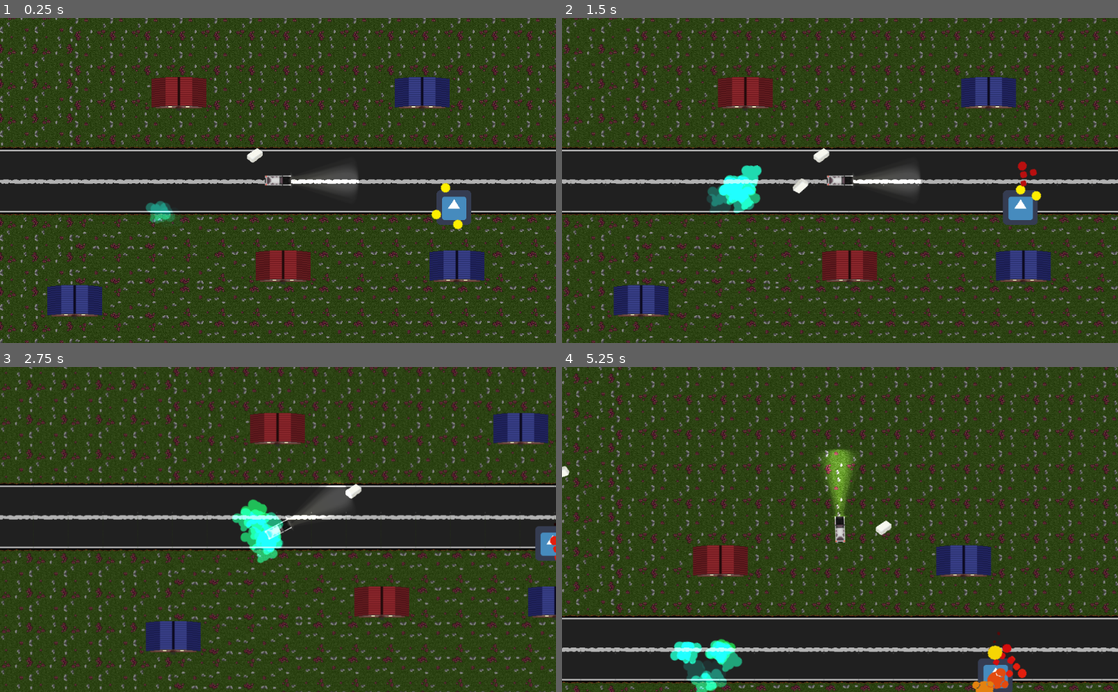
Above: before the commit, frames 1-4 (two rows, left to right).
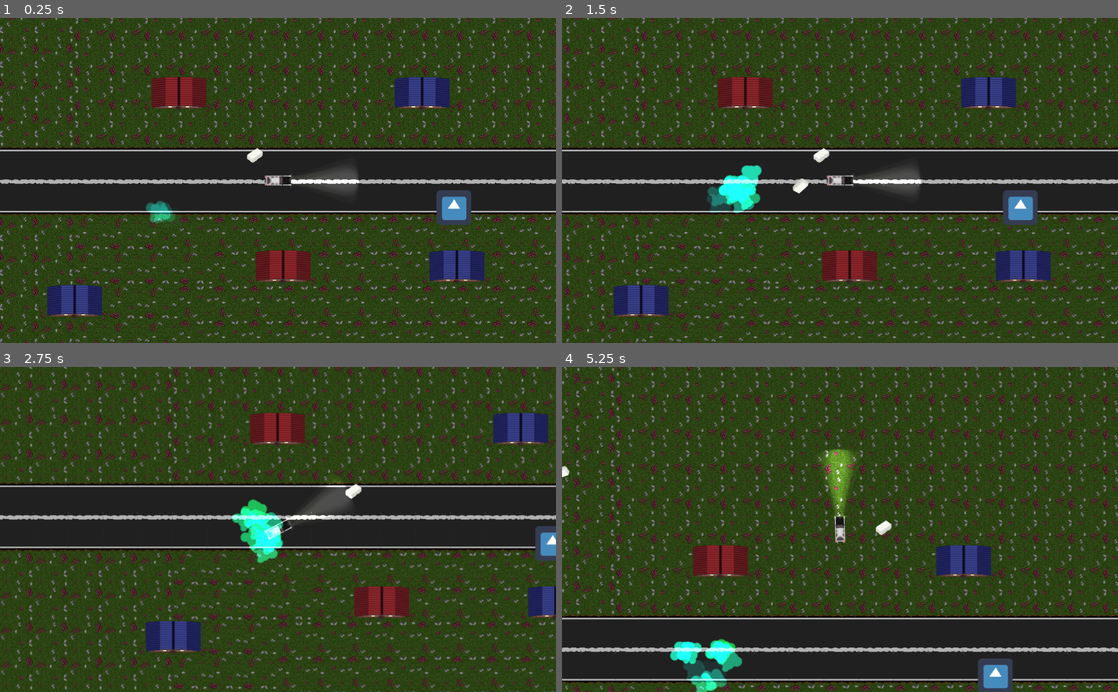
Above: after the commit, the same moments.

Repository: VictorChenJ/Tofu-Delivery-Simulator-Shoot-Out-Simulator-Game-D1
Game: Godot game, scene res://Scenes/Akina.tscn
The game is run twice, just before and just after one commit, with the same random seed, the same clock (stepped at 60 frames per second) and the same inputs. The engine's default icon, where the game draws it, is replaced by a stand-in: a white triangle on a blue panel in a dark square.
Inputs (mouse positions are in pixels of both pictures, inside the frame that each line leads up to):
- Up to frame 1 (0.25 s): no input
- Up to frame 2 (1.5 s): move the mouse to (962, 164) at 0.52 s; hold D (steer_right) 0.53-1.28 s; click (962, 164) at 0.6 s; move the mouse to (728, 196) at 1.27 s; hold S (brake) from 1.28 s (still down); click (728, 196) at 1.35 s
- Up to frame 3 (2.75 s): move the mouse to (333, 458) at 2.02 s; release S (brake) at 2.03 s; hold D (steer_right) from 2.03 s (still down); click (333, 458) at 2.1 s
- Up to frame 4 (5.25 s): move the mouse to (812, 594) at 2.77 s; release D (steer_right) at 2.78 s; hold W (accelerate) 2.78-3.53 s; click (812, 594) at 2.85 s; move the mouse to (1006, 578) at 3.52 s; hold A (steer_left) 3.53-5.03 s; click (1006, 578) at 3.6 s; move the mouse to (673, 480) at 4.27 s; click (673, 480) at 4.35 s; move the mouse to (867, 529) at 5.02 s; hold S (brake) from 5.03 s (still down); click (867, 529) at 5.1 s

The runs differ from the first frame. In frame 1, 0.1% of the frame differs, in the area x 77-84%, y 50-66%; in frame 2, 0.2%; in frame 3, less than 0.1%; in frame 4, 0.6%, in the area x 73-84%, y 81-100%.

Commit message:
BOOM POW PEW PEW BAM

Diff:
--- /dev/null
+++ b/Scenes/DeathEffect.tscn
@@ -0,0 +1,10 @@
+[gd_scene load_steps=3 format=2]
+
+[ext_resource path="res://Scenes/DeathSound.tscn" type="PackedScene" id=1]
+[ext_resource path="res://Scenes/explosion.tscn" type="PackedScene" id=2]
+
+[node name="DeathEffect" type="Node2D"]
+
+[node name="DeathSound" parent="." instance=ExtResource( 1 )]
+
+[node name="Particles2D" parent="." instance=ExtResource( 2 )]
--- a/Scenes/Enemy.tscn
+++ b/Scenes/Enemy.tscn
@@ -1,9 +1,8 @@
-[gd_scene load_steps=7 format=2]
+[gd_scene load_steps=6 format=2]
 
 [ext_resource path="res://asset/icon - Kopi.png" type="Texture" id=1]
 [ext_resource path="res://Scripts/Enemy.gd" type="Script" id=2]
 [ext_resource path="res://asset/sounds/Gun_Shot.mp3" type="AudioStream" id=3]
-[ext_resource path="res://Scenes/explosion.tscn" type="PackedScene" id=4]
 
 [sub_resource type="RectangleShape2D" id=1]
 extents = Vector2( 31.5, 31.5 )
@@ -34,8 +33,5 @@
 [node name="CollisionShape2D" type="CollisionShape2D" parent="ApproachArea"]
 shape = SubResource( 2 )
 
-[node name="Particles2D" parent="." instance=ExtResource( 4 )]
-position = Vector2( 0, 0 )
-
 [connection signal="body_entered" from="ApproachArea" to="." method="_on_Area2D_body_entered"]
 [connection signal="body_exited" from="ApproachArea" to="." method="_on_Area2D_body_exited"]
--- /dev/null
+++ b/Scenes/explosion.gd
@@ -0,0 +1,21 @@
+extends Particles2D
+
+
+# Declare member variables here. Examples:
+# var a = 2
+# var b = "text"
+
+
+# Called when the node enters the scene tree for the first time.
+func _ready():
+	emitting=true
+	pass
+func _process(delta):
+	if !emitting:
+		queue_free()
+		pass
+
+
+# Called every frame. 'delta' is the elapsed time since the previous frame.
+#func _process(delta):
+#	pass
--- a/Scenes/explosion.tscn
+++ b/Scenes/explosion.tscn
@@ -1,6 +1,7 @@
-[gd_scene load_steps=6 format=2]
+[gd_scene load_steps=7 format=2]
 
 [ext_resource path="res://asset/misc/explosion.png" type="Texture" id=1]
+[ext_resource path="res://Scenes/explosion.gd" type="Script" id=2]
 
 [sub_resource type="CanvasItemMaterial" id=2]
 particles_animation = true
@@ -33,9 +34,12 @@
 [node name="Particles2D" type="Particles2D"]
 material = SubResource( 2 )
 scale = Vector2( 1.3, 1.3 )
+emitting = false
 amount = 12
 lifetime = 1.4
+one_shot = true
 explosiveness = 0.5
 randomness = 1.0
 process_material = SubResource( 1 )
 texture = ExtResource( 1 )
+script = ExtResource( 2 )
--- a/Scripts/Enemy.gd
+++ b/Scripts/Enemy.gd
@@ -15,6 +15,9 @@
 var timer = 0
 var time_interval = 1.0
 var attack_speed = 0.025
+
+#death
+onready var death_effect = preload("res://Scenes/DeathEffect.tscn")
 
 # Følger efter player
 func _physics_process(delta):
@@ -69,4 +72,8 @@
 
 func die():
 	emit_signal("e_died")
+	var deathEffectInst = death_effect.instance()
+	var world = get_tree().current_scene
+	world.add_child(deathEffectInst)
+	deathEffectInst.global_position = global_position
 	queue_free()
